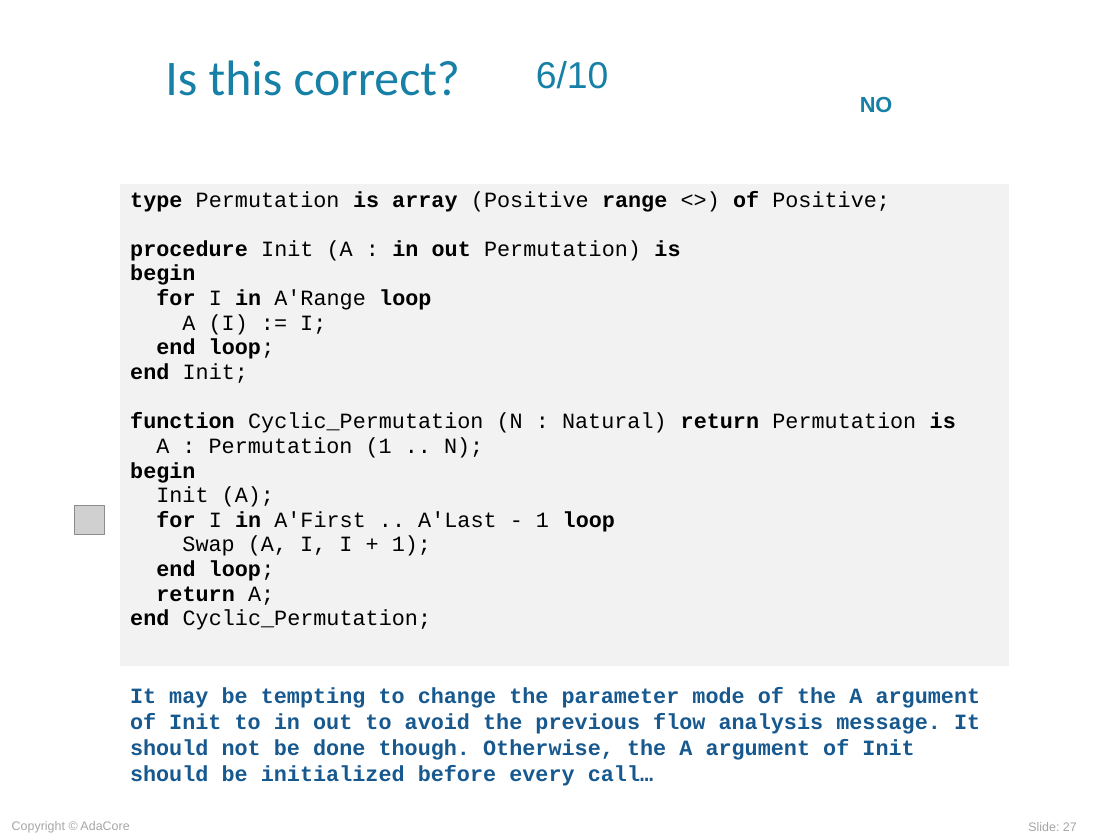
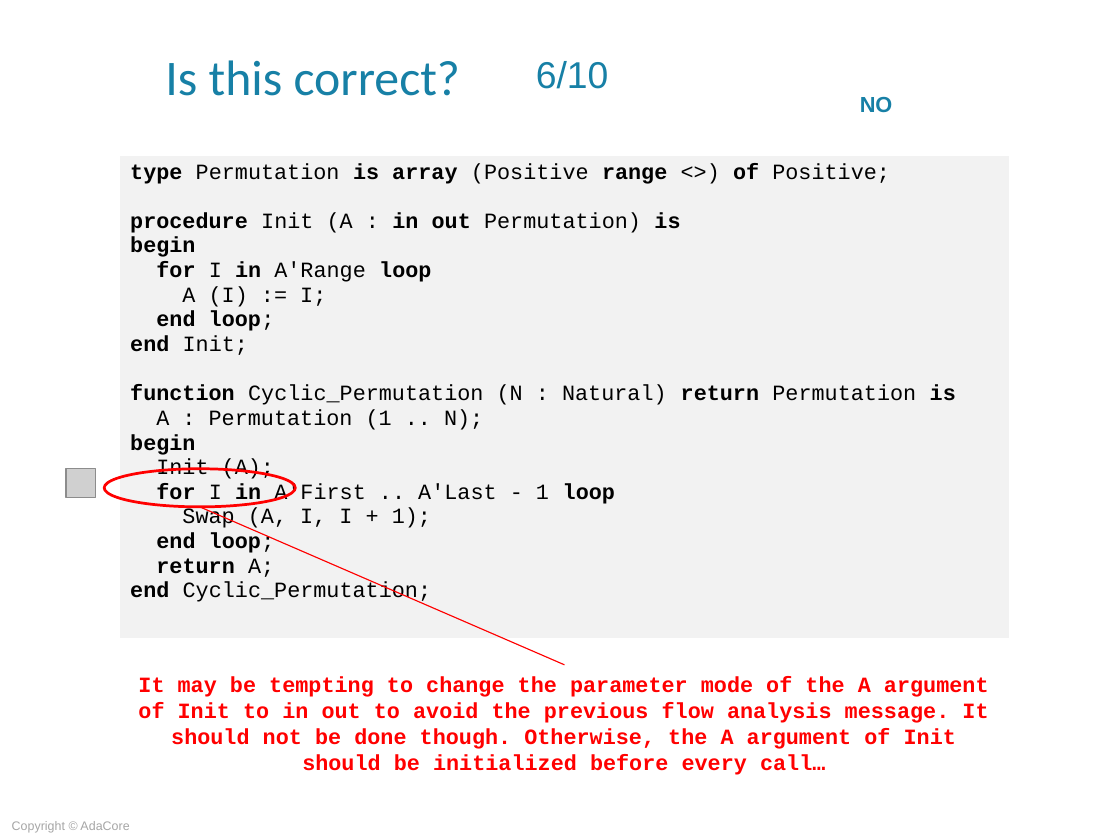
Before and after one commit to AdaCoreU/Courses, a slide deck: slide 27 of lectures/06_SPARK_2014/02_Flow_Analysis/Slides/02_Flow_Analysis.ppt. Drawn at 1120x840 pixels with LibreOffice and Linux fonts; fonts in the diff are those of the drawing; grey boxes stand for pictures; background and template pictures are left out. Boxes give left, top, right and bottom in pixels: in the first picture for what was removed or moved away, otherwise in the second. Text is boxed around its words. In the diff, an @@ line names an element or a change of style, - is before the commit and + after.

Commit message:
Initial commit of SPARK 02_Flow_Analysis (quiz is complete but no audio yet)

```diff
--- a/lectures/06_SPARK_2014/02_Flow_Analysis/Slides/02_Flow_Analysis.ppt
+++ b/lectures/06_SPARK_2014/02_Flow_Analysis/Slides/02_Flow_Analysis.ppt
@@ table: place and size @@
-table at (119,184,1009,668)
+table at (119,156,1009,640)
@@ picture: place and size @@
-picture at (75,505,104,534)
+picture at (66,469,95,498)
@@ ellipse added at (104,469,296,507), outline #FF0000 1.76 pt @@
@@ line added from (199, 507) to (564, 665), #FF0000 0.74 pt @@
@@ text "It may be tempting to ...": place and size @@
-text "It may be tempting to ..." at (130,687,981,786)
+text "It may be tempting to ..." at (138,676,989,775)
@@ text "It may be tempting to ..." at (138,676,989,775): text colour #17598F to #FF0000; alignment left to centre @@
@@ page number removed at (1028,822,1077,831) @@
-Slide: 27
```
Also in this commit, not shown: 33 other slides changed, 2 slides added, 2 slides removed, 1 other file.
